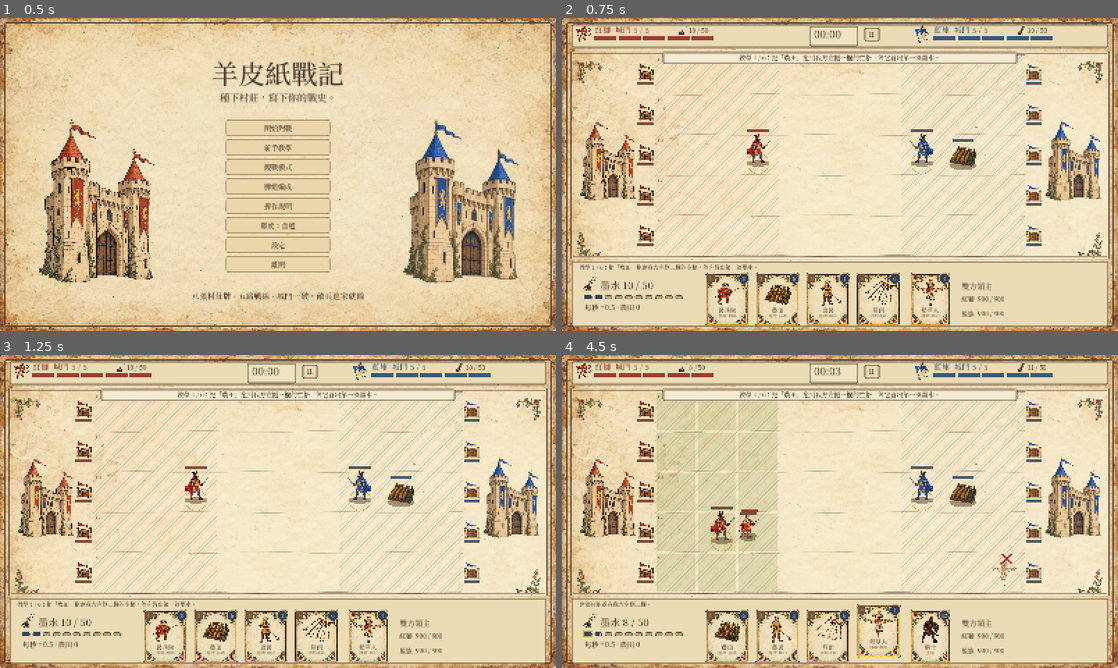
Above: before the commit, frames 1-4 (two rows, left to right).
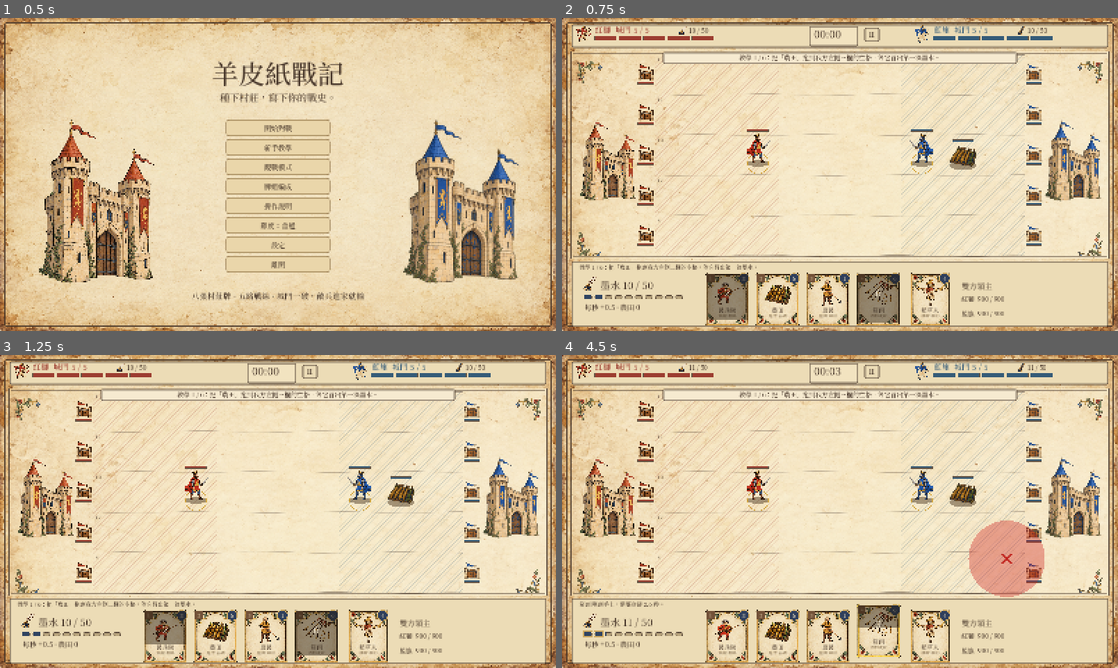
Above: after the commit, the same moments.

Repository: crazycatpower/FiveLaneLords
Game: Godot game, scene res://main.tscn
Two runs of this game, one before a commit and one after it. Both use one fixed random seed, a clock stepped at 60 frames per second and the inputs below.
Inputs (mouse positions are in pixels of both pictures, inside the frame that each line leads up to):
- Up to frame 1 (0.5 s): no input
- Up to frame 2 (0.75 s): click "新手教學" at 0.5 s
- Up to frame 3 (1.25 s): no input
- Up to frame 4 (4.5 s): tap Enter at 1.25 s; move the mouse to (962, 495) at 1.27 s; tap 1 at 1.35 s; click (962, 495) at 1.42 s; tap Space at 1.52, 2 s; drag from (728, 527) to (812, 574) at 2.02 s; move the mouse to (895, 442) at 2.77 s; tap R at 2.85 s; click (895, 442) at 2.92 s; drag from (812, 574) to (673, 464) at 3.52 s; move the mouse to (1006, 558) at 4.27 s; tap 4 at 4.35 s; click (1006, 558) at 4.42 s

Frame 1 is identical in both runs. In frame 2, 2.1% of the frame differs, in the area x 26-61%, y 81-98%; in frame 3, 1.7%; in frame 4, 11%, in the area x 3-87%, y 3-96%.

Commit message:
Per-card cooldowns replace the global play cooldown
Each card has its own cooldown (0-30 s: farmer 0 ... ram 30). A card
that enters the hand, including the opening hand, must wait that long
before it can be played; the hand slot shows a shrinking shade with the
seconds left, and a refused play explains the wait. The deck screen and
tooltips list each card's cooldown. The tutorial skips the wait for the
card it asks for. Producer decision 2026-10-29.

Co-Authored-By: Claude Opus 5.5 <noreply@anthropic.com>

Diff:
--- a/balance.gd
+++ b/balance.gd
@@ -7,7 +7,6 @@
 const FARM_DROP := 2.0
 const CULTIVATE_TIME := 1.5
 const BOOST_TIME := 15.0
-const PLAY_COOLDOWN := 0.8
 const PLACE_JITTER := 16.0 # units are drawn up to this many px above/below their lane line (looks only)
 const MELEE_RANGE := 47.0
 const GATE_HP := 400.0
@@ -36,22 +35,23 @@
 const AI_TICK := 0.5
 const LORD_HYSTERESIS := 1.5
 # Costs run 1..30 (producer decision 2026-10-29). "role" is the card's job, shown on the card face.
+# "cooldown": seconds a card must wait after it enters the hand before it can be played (0..30).
 const CARDS := {
-	"farmer":{"name":"農民","role":"經濟·耕田","type":"unit","cost":1,"count":2,"hp":50.0,"damage":6.0,"interval":1.0,"range":47.0,"speed":42.0},
-	"militia":{"name":"民兵隊","role":"循環·擋路","type":"unit","cost":3,"count":2,"hp":85.0,"damage":13.0,"interval":0.95,"range":47.0,"speed":39.0},
-	"harvest":{"name":"豐收","role":"經濟·爆發","type":"spell","cost":3,"radius":120.0},
-	"scarecrow":{"name":"稻草人","role":"誘敵·護田","type":"building","cost":4,"hp":400.0,"expires":25.0},
-	"mob":{"name":"乾草叉暴民","role":"群攻","type":"unit","cost":5,"count":5,"hp":45.0,"damage":9.0,"interval":0.9,"range":47.0,"speed":48.0},
-	"hunter":{"name":"獵戶","role":"遠程輸出","type":"unit","cost":5,"count":2,"hp":55.0,"damage":10.0,"interval":1.2,"range":170.0,"speed":34.0},
-	"farm":{"name":"農田","role":"經濟·基礎","type":"building","cost":6,"hp":250.0,"expires":-1.0},
-	"rain":{"name":"箭雨","role":"清群法術","type":"spell","cost":6,"radius":110.0,"damage":200.0,"building_damage":60.0,"gate_damage":60.0},
-	"tower":{"name":"箭樓","role":"防守","type":"building","cost":7,"hp":500.0,"expires":40.0,"range":200.0,"damage":18.0,"interval":0.8},
-	"healer":{"name":"草藥婆","role":"支援·治療","type":"unit","cost":8,"count":1,"hp":160.0,"damage":6.0,"interval":1.0,"range":120.0,"speed":32.0},
-	"ox":{"name":"耕牛","role":"衝鋒·拆建","type":"unit","cost":9,"count":1,"hp":520.0,"damage":22.0,"interval":1.2,"range":47.0,"speed":70.0},
-	"fire":{"name":"火罐","role":"燒田法術","type":"spell","cost":11,"radius":95.0,"damage":420.0,"building_damage":840.0,"gate_damage":140.0},
-	"knight":{"name":"騎士","role":"主坦","type":"unit","cost":15,"count":1,"hp":1000.0,"damage":55.0,"interval":1.2,"range":47.0,"speed":32.0},
-	"mill":{"name":"磨坊","role":"大型經濟","type":"building","cost":18,"hp":900.0,"expires":-1.0},
-	"ram":{"name":"攻城槌","role":"終結·破門","type":"unit","cost":30,"count":1,"hp":1600.0,"damage":160.0,"interval":2.0,"range":47.0,"speed":22.0}
+	"farmer":{"name":"農民","role":"經濟·耕田","type":"unit","cost":1,"cooldown":0.0,"count":2,"hp":50.0,"damage":6.0,"interval":1.0,"range":47.0,"speed":42.0},
+	"militia":{"name":"民兵隊","role":"循環·擋路","type":"unit","cost":3,"cooldown":2.0,"count":2,"hp":85.0,"damage":13.0,"interval":0.95,"range":47.0,"speed":39.0},
+	"harvest":{"name":"豐收","role":"經濟·爆發","type":"spell","cost":3,"cooldown":8.0,"radius":120.0},
+	"scarecrow":{"name":"稻草人","role":"誘敵·護田","type":"building","cost":4,"cooldown":3.0,"hp":400.0,"expires":25.0},
+	"mob":{"name":"乾草叉暴民","role":"群攻","type":"unit","cost":5,"cooldown":5.0,"count":5,"hp":45.0,"damage":9.0,"interval":0.9,"range":47.0,"speed":48.0},
+	"hunter":{"name":"獵戶","role":"遠程輸出","type":"unit","cost":5,"cooldown":4.0,"count":2,"hp":55.0,"damage":10.0,"interval":1.2,"range":170.0,"speed":34.0},
+	"farm":{"name":"農田","role":"經濟·基礎","type":"building","cost":6,"cooldown":6.0,"hp":250.0,"expires":-1.0},
+	"rain":{"name":"箭雨","role":"清群法術","type":"spell","cost":6,"cooldown":6.0,"radius":110.0,"damage":200.0,"building_damage":60.0,"gate_damage":60.0},
+	"tower":{"name":"箭樓","role":"防守","type":"building","cost":7,"cooldown":8.0,"hp":500.0,"expires":40.0,"range":200.0,"damage":18.0,"interval":0.8},
+	"healer":{"name":"草藥婆","role":"支援·治療","type":"unit","cost":8,"cooldown":8.0,"count":1,"hp":160.0,"damage":6.0,"interval":1.0,"range":120.0,"speed":32.0},
+	"ox":{"name":"耕牛","role":"衝鋒·拆建","type":"unit","cost":9,"cooldown":10.0,"count":1,"hp":520.0,"damage":22.0,"interval":1.2,"range":47.0,"speed":70.0},
+	"fire":{"name":"火罐","role":"燒田法術","type":"spell","cost":11,"cooldown":15.0,"radius":95.0,"damage":420.0,"building_damage":840.0,"gate_damage":140.0},
+	"knight":{"name":"騎士","role":"主坦","type":"unit","cost":15,"cooldown":15.0,"count":1,"hp":1000.0,"damage":55.0,"interval":1.2,"range":47.0,"speed":32.0},
+	"mill":{"name":"磨坊","role":"大型經濟","type":"building","cost":18,"cooldown":20.0,"hp":900.0,"expires":-1.0},
+	"ram":{"name":"攻城槌","role":"終結·破門","type":"unit","cost":30,"cooldown":30.0,"count":1,"hp":1600.0,"damage":160.0,"interval":2.0,"range":47.0,"speed":22.0}
 }
 
 const PRESET_NAMES := ["向日葵流","穩健農莊","劫掠隊"]
--- a/battle.gd
+++ b/battle.gd
@@ -6,7 +6,7 @@
 var rng := RandomNumberGenerator.new()
 var ink: Array = [10.0,10.0]
 var base_clock: Array = [0.0,0.0]
-var cooldown: Array = [0.0,0.0]
+var hand_cd: Array = [[0.0,0.0,0.0,0.0],[0.0,0.0,0.0,0.0]] # seconds until each hand slot may be played
 var decks: Array = []
 var units: Array[Dictionary] = []
 var buildings: Array[Dictionary] = []
@@ -51,6 +51,7 @@
 			var slot := rng.randi_range(0,3)
 			deck[farm] = deck[slot]
 			deck[slot] = "farm"
+		for slot: int in range(4): hand_cd[team][slot] = B.CARDS[deck[slot]].cooldown # the opening hand cools down too
 		lords.append(Lord.create(team))
 		decks.append(deck)
 		gates.append([B.GATE_HP,B.GATE_HP,B.GATE_HP,B.GATE_HP,B.GATE_HP])
@@ -115,9 +116,9 @@
 	if ended: return "戰局已經結束。"
 	if paused: return "暫停中。"
 	if slot < 0 or slot >= 4: return "先選一張手牌。"
-	if cooldown[team] > 0.00001: return "出牌冷卻中。"
 	var kind: String = decks[team][slot]
 	var card: Dictionary = B.CARDS[kind]
+	if hand_cd[team][slot] > 0.00001: return "%s 剛到手上，還要冷卻 %.1f 秒。" % [card.name,hand_cd[team][slot]]
 	if ink[team] < card.cost: return "墨水不足：%s 要 %d，還差 %d。" % [card.name,card.cost,ceili(card.cost-ink[team])]
 	var cell := cell_at(pos)
 	if cell.x < 0: return "要放在戰場的格子上。"
@@ -135,9 +136,11 @@
 	var kind: String = decks[team][slot]
 	var card: Dictionary = B.CARDS[kind]
 	ink[team] -= card.cost
-	cooldown[team] = B.PLAY_COOLDOWN
 	decks[team].remove_at(slot)
 	decks[team].append(kind)
+	# The hand shifts left; the card drawn into the last slot starts its own cooldown.
+	hand_cd[team].remove_at(slot)
+	hand_cd[team].append(B.CARDS[decks[team][3]].cooldown)
 	stats[team].plays += 1
 	stats[team].used[kind] = stats[team].used.get(kind,0)+1
 	stats[team].spent[kind] = stats[team].spent.get(kind,0.0)+card.cost
@@ -281,7 +284,7 @@
 	last_dt = dt
 	update_ai(dt)
 	for team: int in range(2):
-		cooldown[team] = maxf(0,cooldown[team]-dt)
+		for slot: int in range(4): hand_cd[team][slot] = maxf(0,hand_cd[team][slot]-dt)
 		base_clock[team] += dt*multiplier()
 		while base_clock[team] >= B.BASE_INTERVAL-0.000001:
 			base_clock[team] -= B.BASE_INTERVAL
--- a/game.gd
+++ b/game.gd
@@ -114,6 +114,8 @@
 	if index >= 4:
 		deck[index] = deck[0]
 		deck[0] = step.card
+		index = 0
+	model.hand_cd[0][index] = 0.0 # the tutorial never makes the player wait for the card it asks for
 	model.ink[0] = maxf(model.ink[0],B.CARDS[step.card].cost+2.0)
 	if step.done == "breach": model.gates[1][2] = minf(model.gates[1][2],40.0)
 	notice = tutorial.caption()
@@ -356,7 +358,7 @@
 	draw_texture_rect(art(kind),Rect2(rect.position+s*Vector2(0.17,0.13),s*Vector2(0.66,0.5)),false,Color(0.45,0.45,0.45) if short else Color.WHITE)
 	# Name and type sit above the frame's bottom corner flowers (they start ~83% down).
 	draw_string(font,rect.position+Vector2(0,s.y*0.74),data.name,HORIZONTAL_ALIGNMENT_CENTER,s.x,17,INK)
-	draw_string(font,rect.position+Vector2(0,s.y*0.83),data.role,HORIZONTAL_ALIGNMENT_CENTER,s.x,12,Color("7a6446"))
+	draw_string(font,rect.position+Vector2(0,s.y*0.83),"%s · 冷卻 %ds" % [data.role,int(data.cooldown)] if screen != "battle" else data.role,HORIZONTAL_ALIGNMENT_CENTER,s.x,12,Color("7a6446"))
 	# Ink cost badge, top right.
 	var badge := rect.position+Vector2(s.x-19,19)
 	draw_circle(badge,15,Color("2f3f5c"))
@@ -367,8 +369,10 @@
 		draw_string(font,rect.position+Vector2(7,24),str(slot+1),HORIZONTAL_ALIGNMENT_CENTER,22,14,Color("efdfb9"))
 	if short and slot >= 0:
 		draw_string(font,rect.position+Vector2(0,s.y*0.42),"差 %d" % ceili(data.cost-model.ink[0]),HORIZONTAL_ALIGNMENT_CENTER,s.x,20,Color("f3e6c4"))
-	if slot >= 0 and model.cooldown[0] > 0:
-		draw_rect(Rect2(rect.position,Vector2(rect.size.x,rect.size.y*model.cooldown[0]/B.PLAY_COOLDOWN)),Color(0.15,0.1,0.05,0.25))
+	if slot >= 0 and screen == "battle" and model.hand_cd[0][slot] > 0:
+		var left: float = model.hand_cd[0][slot]
+		draw_rect(Rect2(rect.position+Vector2(6,6),Vector2(rect.size.x-12,(rect.size.y-12)*clampf(left/maxf(0.1,data.cooldown),0,1))),Color(0.12,0.08,0.04,0.45))
+		draw_string(font,rect.position+Vector2(0,s.y*0.45),"%.0f" % ceilf(left),HORIZONTAL_ALIGNMENT_CENTER,s.x,30,Color("fff3dc"))
 
 func _draw() -> void:
 	if font == null or model == null: return
@@ -673,7 +677,7 @@
 func card_description(kind: String) -> String:
 	var card: Dictionary = B.CARDS[kind]
 	var descriptions := {"farm":"種下三秒後開始，每十秒產出兩滴墨水。","farmer":"兩名農民向前走，順路耕田 1.5 秒，那塊田十五秒內產量加倍。","mill":"同一路農田產量 ×2；同一路多座不疊 …(373 unchanged characters)…
-	return "%s · %d 墨水 · %s\n%s" % [card.name,card.cost,card.role,descriptions.get(kind,"")]
+	return "%s · %d 墨水 · 冷卻 %d 秒 · %s\n%s" % [card.name,card.cost,int(card.cooldown),card.role,descriptions.get(kind,"")]
 
 func show_help() -> void:
 	screen = "help"
--- a/smoke_test.gd
+++ b/smoke_test.gd
@@ -18,7 +18,7 @@
 func offer(m: RefCounted, kind: String, team: int = 0) -> void:
 	m.decks[team][0] = kind
 	m.ink[team] = 50.0
-	m.cooldown[team] = 0.0
+	m.hand_cd[team] = [0.0,0.0,0.0,0.0]
 func run() -> void:
 	test_core()
 	test_lords()
@@ -31,6 +31,8 @@
 	test_overlap()
 	test_opening_hand()
 	test_tutorial()
+	test_card_cooldowns()
+	check(finished.has("card_cd"),"card cooldown test ran to the end")
 	check(finished.has("tutorial"),"tutorial test ran to the end")
 	check(finished.has("opening"),"opening hand test ran to the end")
 	check(finished.has("overlap"),"overlap test ran to the end")
@@ -74,24 +76,27 @@
 	check(m.count_buildings(0) == 15,"all fifteen spaces can be farms")
 	offer(m,"militia")
 	check(m.play(0,0,L.cell_center(Vector2i(0,0))),"units share a building cell")
-	check(not m.play(0,0,L.cell_center(Vector2i(0,0))),"global 0.8 second cooldown")
+	m.decks[0][0] = "knight"
+	m.hand_cd[0][0] = 0
+	check(m.play(0,0,L.cell_center(Vector2i(0,0))),"no global cooldown between plays")
 	offer(m,"farm")
 	check(not m.play(0,0,L.cell_center(Vector2i(0,0))),"buildings cannot share cell")
 	check(not m.play(0,0,L.cell_center(Vector2i(4,0))),"building territory")
 	offer(m,"rain")
 	check(m.play(0,0,L.cell_center(Vector2i(8,0))),"spell can target enemy territory")
 	m.decks[0] = ["farm","farmer","militia","tower","rain","farmer","militia","tower"]
+	m.hand_cd[0] = [0.0,0.0,0.0,0.0] # tests swap hands directly; skip the arrival cooldown
 	m.buildings.clear()
 	offer(m,"farm")
 	m.play(0,0,L.cell_center(Vector2i(0,0)))
 	for n: int in range(3):
 		check(not "farm" in m.decks[0].slice(0,4),"played card absent before fourth subsequent play")
 		m.ink[0] = 50
-		m.cooldown[0] = 0
+		m.hand_cd[0] = [0.0,0.0,0.0,0.0]
 		m.play(0,0,L.cell_center(Vector2i(1,n)))
 	check(not "farm" in m.decks[0].slice(0,4),"still queued after three plays")
 	m.ink[0] = 50
-	m.cooldown[0] = 0
+	m.hand_cd[0] = [0.0,0.0,0.0,0.0]
 	m.play(0,0,L.cell_center(Vector2i(2,4)))
 	check("farm" in m.decks[0].slice(0,4),"returns after four subsequent plays")
 	for side: int in range(2):
@@ -250,11 +255,13 @@
 	check(c.kind == "farm","AI invests in economy")
 	m.add_building(1,Vector2i(7,1),"farm")
 	m.decks[1] = ["farmer","militia","rain","tower","farm","militia","rain","tower"]
+	m.hand_cd[1] = [0.0,0.0,0.0,0.0] # tests swap hands directly; skip the arrival cooldown
 	m.ink[1] = 10
 	c = m.AI.decide(m.snapshot(1))
 	check(c.kind == "farmer" and c.cell == Vector2i(8,1),"AI farmers start behind fields")
 	m.buildings.clear()
 	m.decks[1] = ["militia","militia","militia","militia","farm","farmer","tower","rain"]
+	m.hand_cd[1] = [0.0,0.0,0.0,0.0] # tests swap hands directly; skip the arrival cooldown
 	m.ink[1] = 24
 	check(m.AI.decide(m.snapshot(1)).is_empty(),"normal AI waits for 25 ink attack threshold")
 	m.ink[1] = 25
@@ -265,6 +272,7 @@
 	check(c.cell.y == 0 and c.pos.x >= L.cell_center(Vector2i(7,0)).x,"AI intercepts ahead of incoming attacker")
 	m = Battle.new(3)
 	m.decks[1] = ["farm","farmer","harvest","mill","militia","rain","tower","scarecrow"]
+	m.hand_cd[1] = [0.0,0.0,0.0,0.0] # tests swap hands directly; skip the arrival cooldown
 	m.ink[1] = 30
 	m.spawn_unit(0,1,"ram",Vector2(L.gate_stop(1),L.cell_center(Vector2i(0,1)).y))
 	c = m.AI.decide(m.snapshot(1))
@@ -339,6 +347,7 @@
 	m = Battle.new(2)
 	for lane: int in range(4): m.add_building(0,Vector2i(1,lane),"farm")
 	m.decks[1] = ["fire","militia","rain","tower","farm","farmer","ox","mob"]
+	m.hand_cd[1] = [0.0,0.0,0.0,0.0] # tests swap hands directly; skip the arrival cooldown
 	m.ink[1] = 12
 	var c: Dictionary = m.AI.decide(m.snapshot(1))
 	check(c.kind == "fire" and c.cell.x == 1,"AI raids four player farms with fire")
@@ -407,6 +416,7 @@
 	var m = game.model
 	m.ai_enabled = [false,false]
 	m.decks[0] = ["militia","farm","knight","rain","farmer","hunter","scarecrow","tower"]
+	m.hand_cd[0] = [0.0,0.0,0.0,0.0] # tests swap hands directly; skip the arrival cooldown
 	m.ink[0] = 50.0
 	var field := L.cell_center(Vector2i(1,2))
 	# Drag a card from the hand onto the field.
@@ -415,7 +425,7 @@
 	mouse(game,field,false)
 	check(not game.dragging and game.selected == -1 and m.units.size() == 2,"dropping it on the field plays it")
 	# Click a card, then click the field.
-	m.cooldown[0] = 0
+	m.hand_cd[0] = [0.0,0.0,0.0,0.0]
 	mouse(game,game.card_rect(0).get_center(),true)
 	mouse(game,game.card_rect(0).get_center(),false)
 	check(game.selected == 0,"a click selects a card")
@@ -423,7 +433,7 @@
 	mouse(game,game.card_rect(0).get_center(),false)
 	check(game.selected == -1,"clicking the selected card again puts it back")
 	# A refused placement says why and marks the spot.
-	m.cooldown[0] = 0
+	m.hand_cd[0] = [0.0,0.0,0.0,0.0]
 	var kind: String = m.decks[0][0]
 	game.selected = 0
 	var before: int = game.effects.size()
@@ -496,7 +506,7 @@
 		var card: String = plan[i][0]
 		var slot: int = m.decks[0].find(card)
 		check(slot >= 0 and slot < 4 and m.ink[0] >= B.CARDS[card].cost,"tutorial step %d puts %s in hand with enough ink" % [i+1,card])
-		m.cooldown[0] = 0
+		m.hand_cd[0] = [0.0,0.0,0.0,0.0]
 		check(game.try_play(slot,L.cell_center(plan[i][1])),"tutorial step %d card can be played" % [i+1])
 		var frames := 0
 		while game.tutorial.stage == i and frames < 60*60:
@@ -513,3 +523,21 @@
 	game.free()
 	DirAccess.remove_absolute("user://test-ui-deck.json")
 	finished["tutorial"] = true
+
+func test_card_cooldowns() -> void:
+	var cds: Array = B.CARDS.values().map(func(c: Dictionary) -> float: return c.cooldown)
+	check(cds.min() >= 0 and cds.max() <= 30 and cds.max() == 30,"card cooldowns run 0 to 30 seconds")
+	var m := Battle.new(4,["farm","militia","rain","tower","knight","farmer","fire","scarecrow"])
+	m.decks[0] = ["farm","militia","rain","tower","knight","farmer","fire","scarecrow"]
+	m.hand_cd[0] = [0.0,0.0,0.0,0.0] # tests swap hands directly; skip the arrival cooldown
+	m.hand_cd[0] = [B.CARDS.farm.cooldown,B.CARDS.militia.cooldown,B.CARDS.rain.cooldown,B.CARDS.tower.cooldown]
+	m.ink[0] = 50
+	check(not m.can_play(0,0,L.cell_center(Vector2i(1,1))) and "冷卻" in m.play_error(0,0,L.cell_center(Vector2i(1,1))),"a card waits for its cooldown after entering the hand")
+	tick(m,B.CARDS.farm.cooldown+0.05)
+	m.ink[0] = 50
+	check(m.play(0,0,L.cell_center(Vector2i(1,1))),"it can be played once the cooldown is over")
+	check(m.decks[0][3] == "knight" and is_equal_approx(m.hand_cd[0][3],B.CARDS.knight.cooldown),"the newly drawn card starts its own cooldown")
+	check(m.hand_cd[0][0] < B.CARDS.militia.cooldown,"cards already in hand keep counting down when the hand shifts")
+	var fresh := Battle.new(9)
+	for slot: int in range(4): check(is_equal_approx(fresh.hand_cd[0][slot],B.CARDS[fresh.decks[0][slot]].cooldown),"opening hand slot %d starts cooling" % slot)
+	finished["card_cd"] = true
Binary file changed: assets/fonts/ManuscriptSerif-subset.ttf
Binary file changed: deck-preview.png
Binary file changed: preview.png
Not shown, changed: docs/企劃書.md
